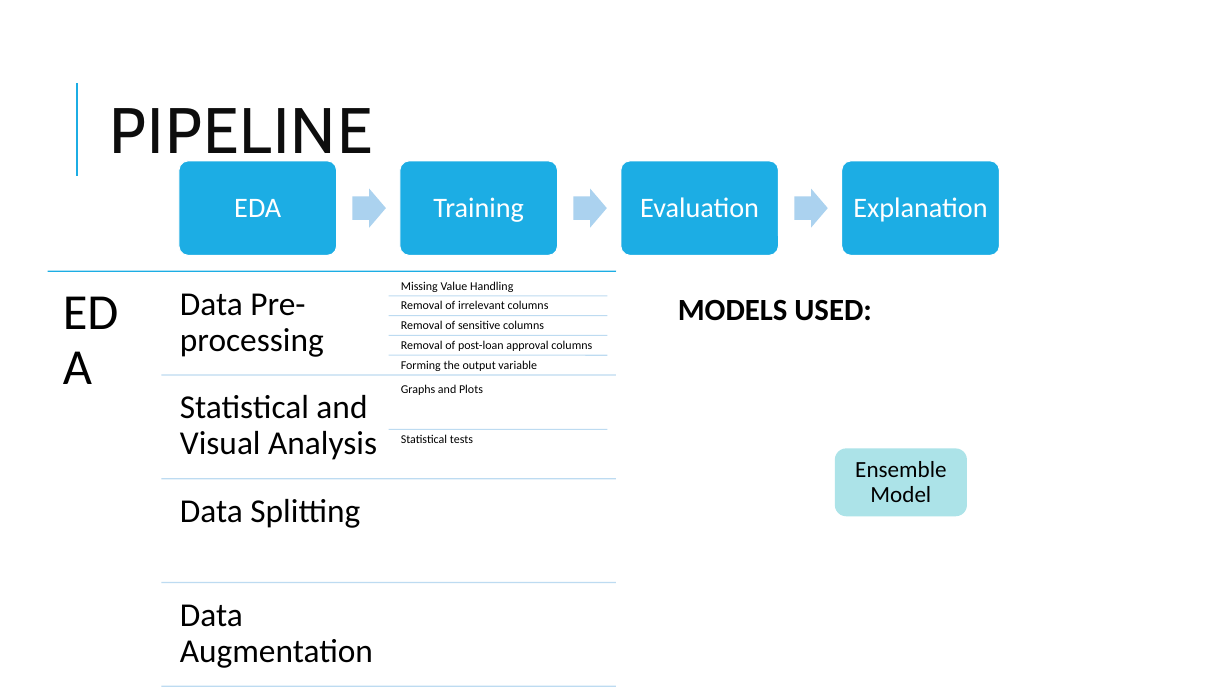
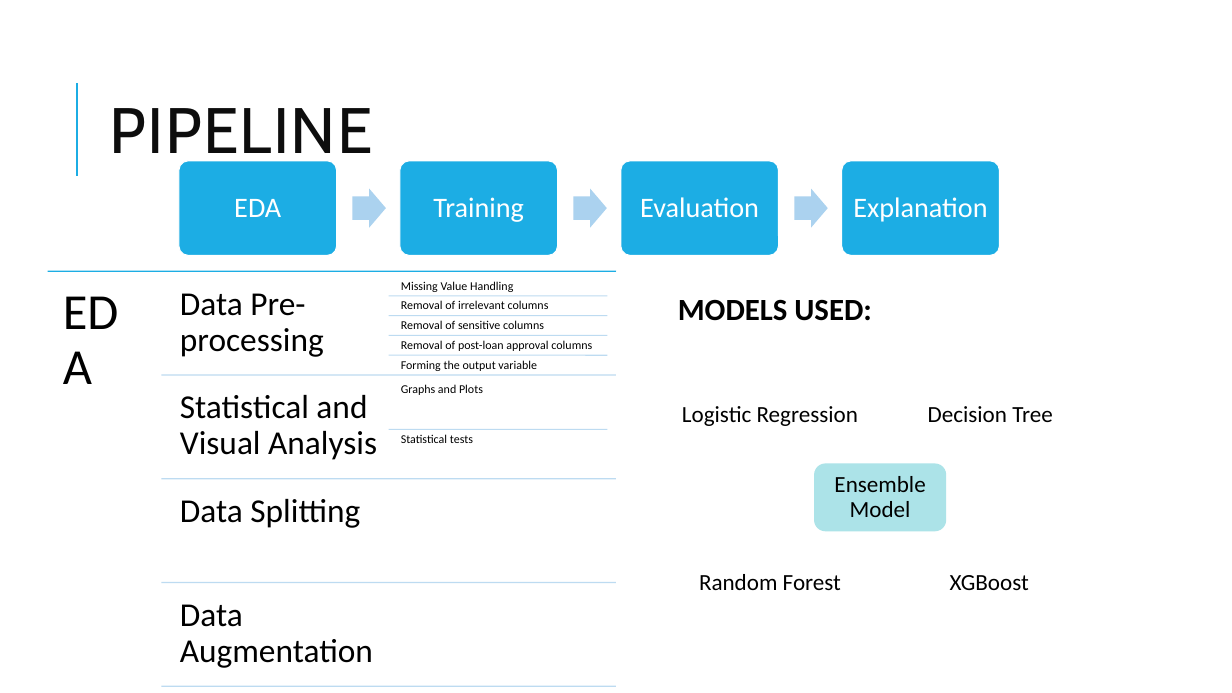
Before and after one commit to unnati026/JPMC-Case-Study, a slide deck: slide 3 of JPMC CCB Risk Modelling Case Study.pptx. Drawn at 1232x693 pixels with LibreOffice and Linux fonts; fonts in the diff are those of the drawing. Boxes give left, top, right and bottom in pixels: in the first picture for what was removed or moved away, otherwise in the second. Text is boxed around its words. In the diff, an @@ line names an element or a change of style, - is before the commit and + after.

```diff
--- a/JPMC CCB Risk Modelling Case Study.pptx
+++ b/JPMC CCB Risk Modelling Case Study.pptx
@@ 4 round rects, 1 text, 1 rounded rectangle moved together from (x1=681, y1=347, x2=1121, y2=618) to (x1=660, y1=364, x2=1101, y2=634) @@
@@ text added at (x1=682, y1=406, x2=858, y2=426), 27 pt, text #000000 @@
+Logistic Regression
@@ text added at (x1=928, y1=406, x2=1053, y2=422), 27 pt, text #000000 @@
+Decision Tree
@@ text added at (x1=699, y1=574, x2=841, y2=590), 27 pt, text #000000 @@
+Random Forest
@@ text added at (x1=950, y1=575, x2=1029, y2=590), 27 pt, text #000000 @@
+XGBoost
```
Also in this commit, not shown: 1 other slide changed, 1 other file.
